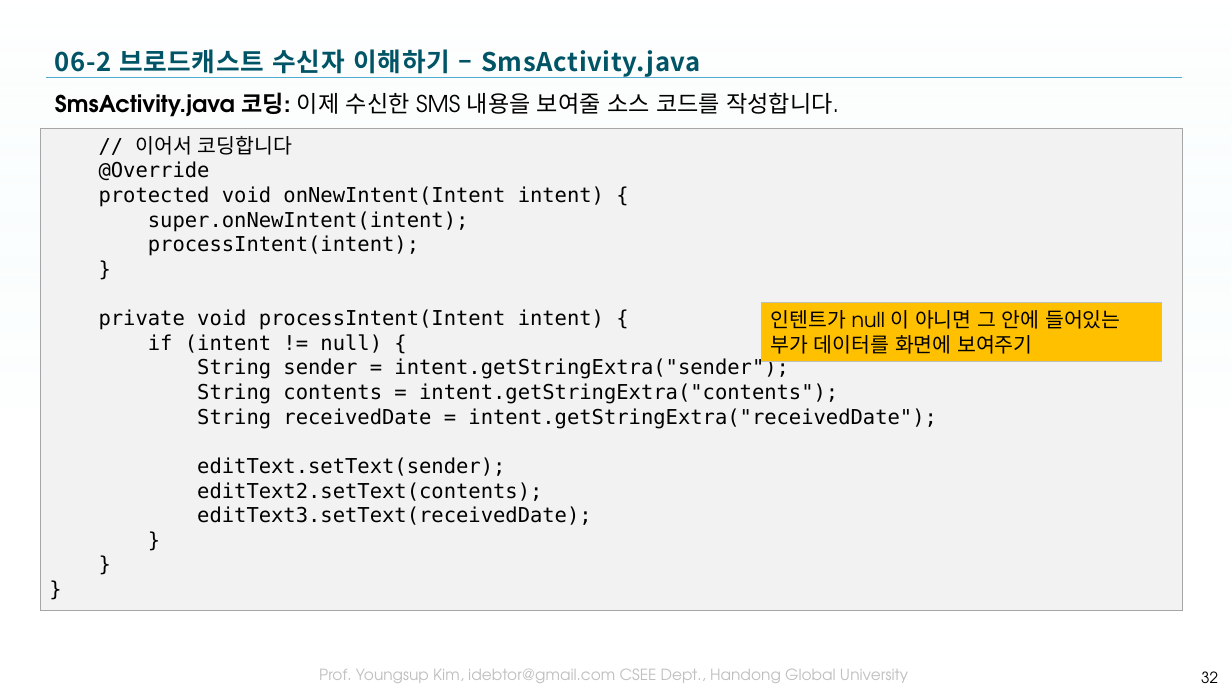
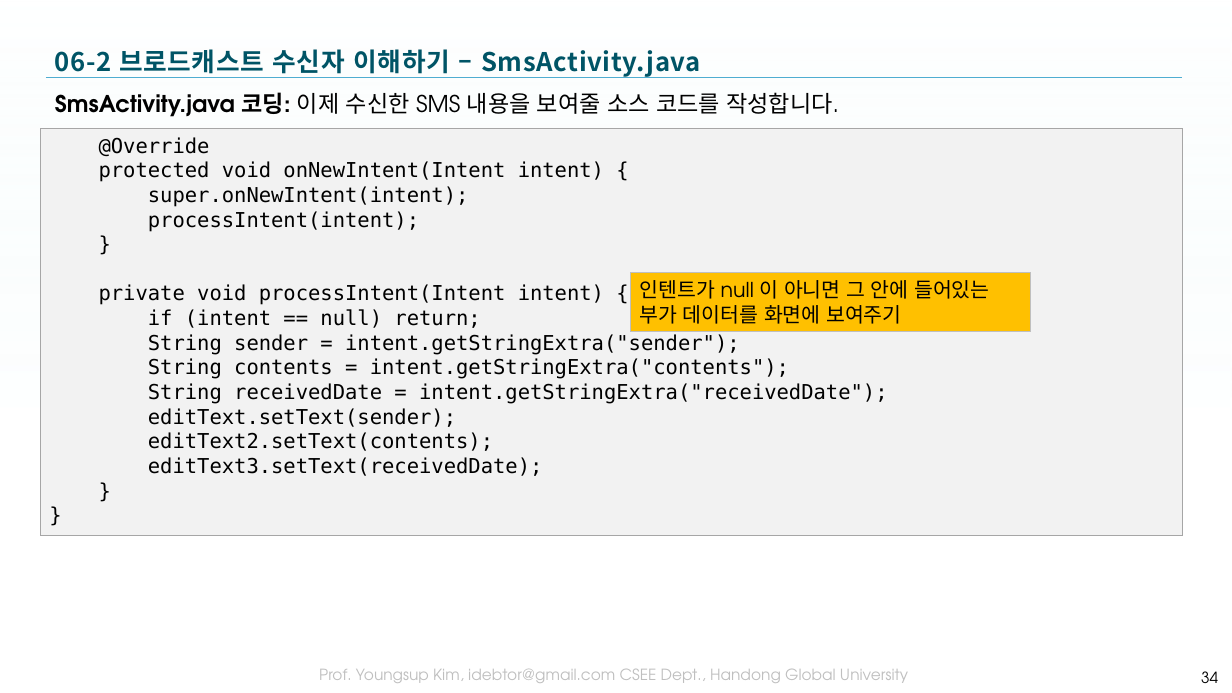
Before and after one commit to tae7841/HuStarAS, a slide deck: slide 34 of ppts/06Service.pptx (slide 32 before the commit). Drawn at 1232x693 pixels with LibreOffice and Linux fonts; fonts in the diff are those of the drawing; background and template pictures are left out. Boxes give left, top, right and bottom in pixels: in the first picture for what was removed or moved away, otherwise in the second. Text is boxed around its words. In the diff, an @@ line names an element or a change of style, - is before the commit and + after.

```diff
--- a/ppts/06Service.pptx
+++ b/ppts/06Service.pptx
@@ text in rectangle at <box>41,128,1183,536</box>: paragraph removed @@
-}
@@ rectangle "@Override": place and size @@
-rectangle "@Override" at <box>41,128,1183,611</box>
+rectangle "@Override" at <box>41,128,1183,536</box>
@@ text in rectangle at <box>136,136,292,155</box>: paragraph removed @@
-// 이어서 코딩합니다
@@ rectangle "인텐트가 null 이 아니면 그 ...": place and size @@
-rectangle "인텐트가 null 이 아니면 그 ..." at <box>762,303,1162,362</box>
+rectangle "인텐트가 null 이 아니면 그 ..." at <box>630,273,1031,332</box>
@@ text in rectangle at <box>148,309,480,328</box>: text changed @@
-if (intent != null) {
+if (intent == null) return;
@@ page number at <box>1201,671,1218,683</box>: text changed @@
-32
+34
```
Also in this commit, not shown: 15 other slides changed, 2 slides added.
